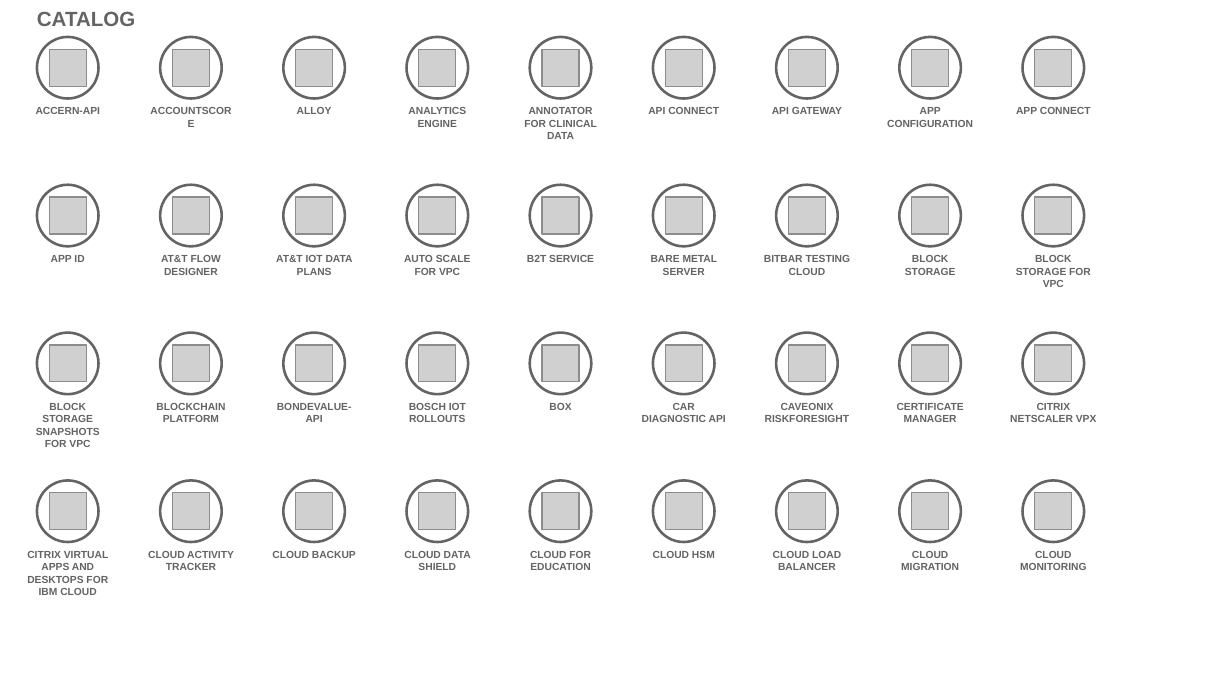
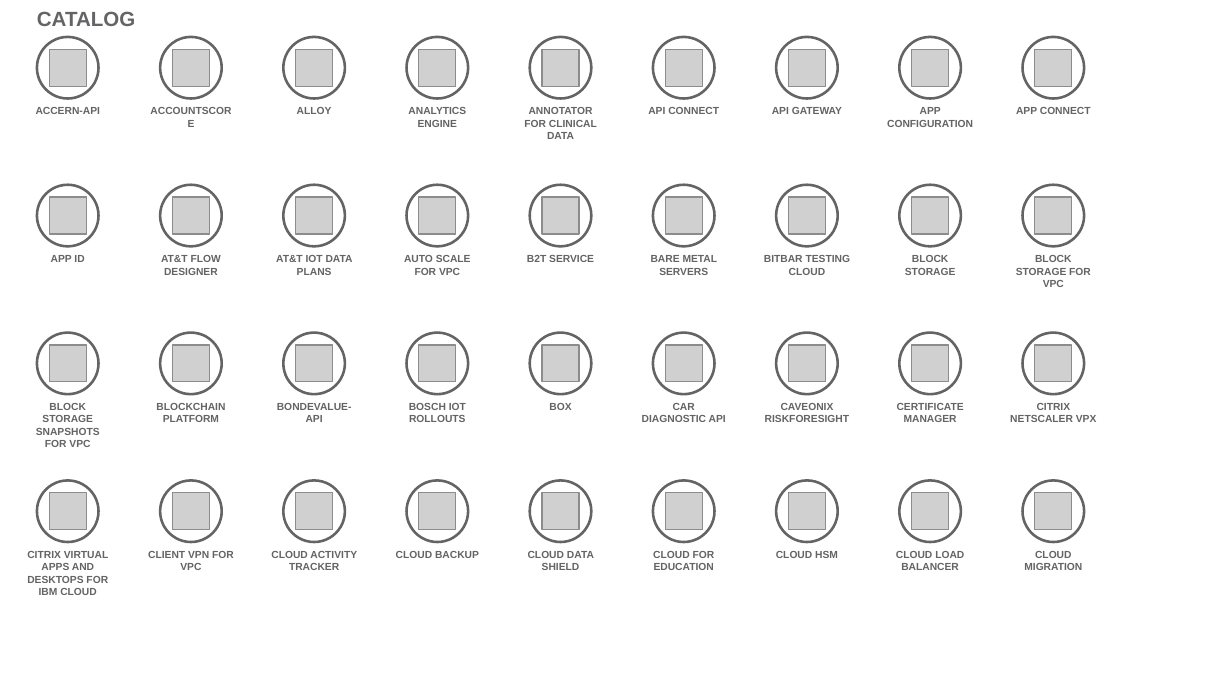
Before and after one commit to l2fprod/myarchitecture, a slide deck: slide 3 of mycatalog-architecture-diagram-template.pptx. Drawn at 1232x693 pixels with LibreOffice and Linux fonts; fonts in the diff are those of the drawing; grey boxes stand for pictures. Boxes give left, top, right and bottom in pixels: in the first picture for what was removed or moved away, otherwise in the second. Text is boxed around its words. In the diff, an @@ line names an element or a change of style, - is before the commit and + after.

```diff
--- a/mycatalog-architecture-diagram-template.pptx
+++ b/mycatalog-architecture-diagram-template.pptx
@@ text at [651, 255, 718, 275]: text changed @@
-BARE METAL SERVER
+BARE METAL SERVERS
@@ text at [148, 551, 234, 570]: text changed @@
-CLOUD ACTIVITY TRACKER
+CLIENT VPN FOR VPC
@@ text at [271, 551, 357, 570]: text changed @@
-CLOUD BACKUP
+CLOUD ACTIVITY TRACKER
@@ text at [396, 551, 479, 558]: text changed @@
-CLOUD DATA SHIELD
+CLOUD BACKUP
@@ text at [528, 551, 594, 570]: text changed @@
-CLOUD FOR EDUCATION
+CLOUD DATA SHIELD
@@ text at [653, 551, 715, 570]: text changed @@
-CLOUD HSM
+CLOUD FOR EDUCATION
@@ text at [776, 551, 838, 558]: text changed @@
-CLOUD LOAD BALANCER
+CLOUD HSM
@@ text at [896, 551, 964, 570]: text changed @@
-CLOUD MIGRATION
+CLOUD LOAD BALANCER
@@ text at [1024, 551, 1082, 570]: text changed @@
-CLOUD MONITORING
+CLOUD MIGRATION
```
Also in this commit, not shown: 6 other slides changed, 1 other file.
